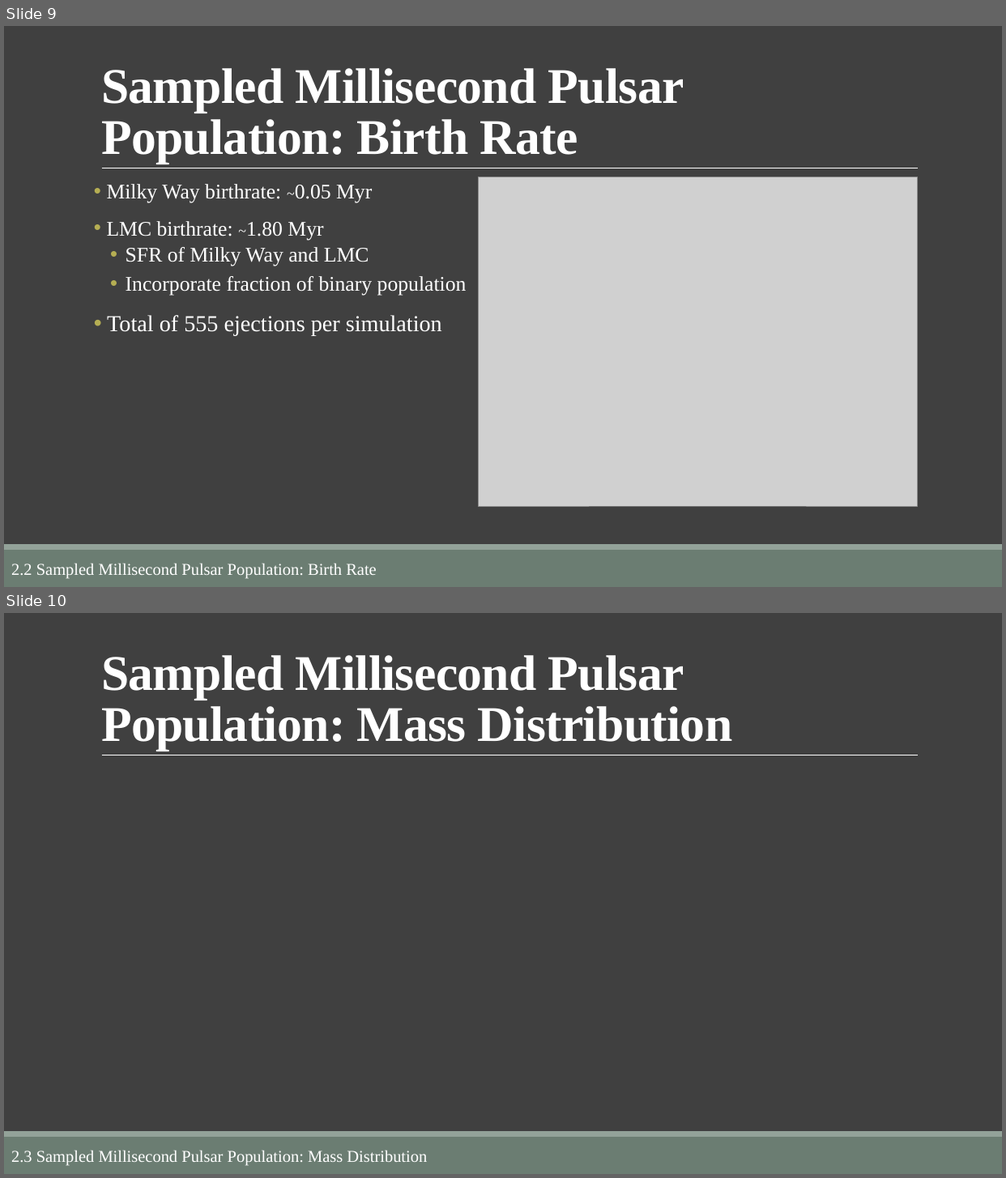
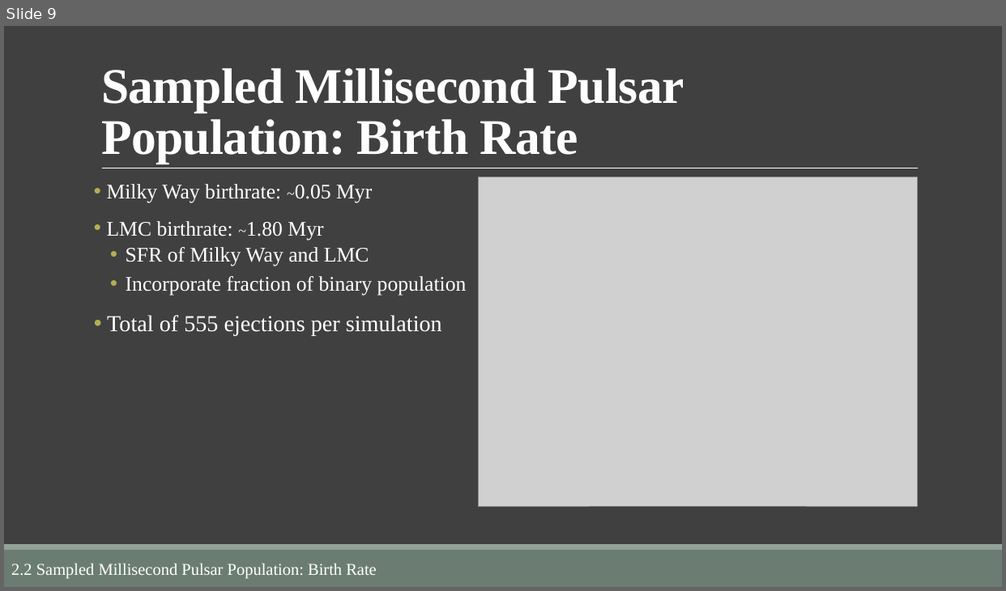
Before and after one commit to ErwanH29/Team-B-Millisecond-Pulsars, a slide deck: Documents/The Milky Way and its Millisecond Pulsar Population.pptx. Shown one above the other, each under a label of ours: slides 9 and 10 before the commit, slide 9 after it. The pictures are 1006x1178 and 1006x591 pixels, drawn with LibreOffice and Linux fonts; fonts in the diff are those of the drawing; grey boxes stand for pictures. Boxes give left, top, right and bottom in pixels: in the first picture for what was removed or moved away, otherwise in the second. Text is boxed around its words. In the diff, an @@ line names an element or a change of style, - is before the commit and + after.

```diff
--- a/Documents/The Milky Way and its Millisecond Pulsar Population.pptx
+++ b/Documents/The Milky Way and its Millisecond Pulsar Population.pptx
@@ slide 10 removed at (x1=4, y1=613, x2=1002, y2=1174), background #404040; not listed: 3 template elements that a slide beside it also shows @@
@@ title removed at (x1=101, y1=655, x2=733, y2=750) @@
-Sampled Millisecond Pulsar Population: Mass Distribution
@@ text removed at (x1=11, y1=1151, x2=427, y2=1166) @@
-2.3 Sampled Millisecond Pulsar Population: Mass Distribution
```
Also in this commit, not shown: 5 slides changed.
